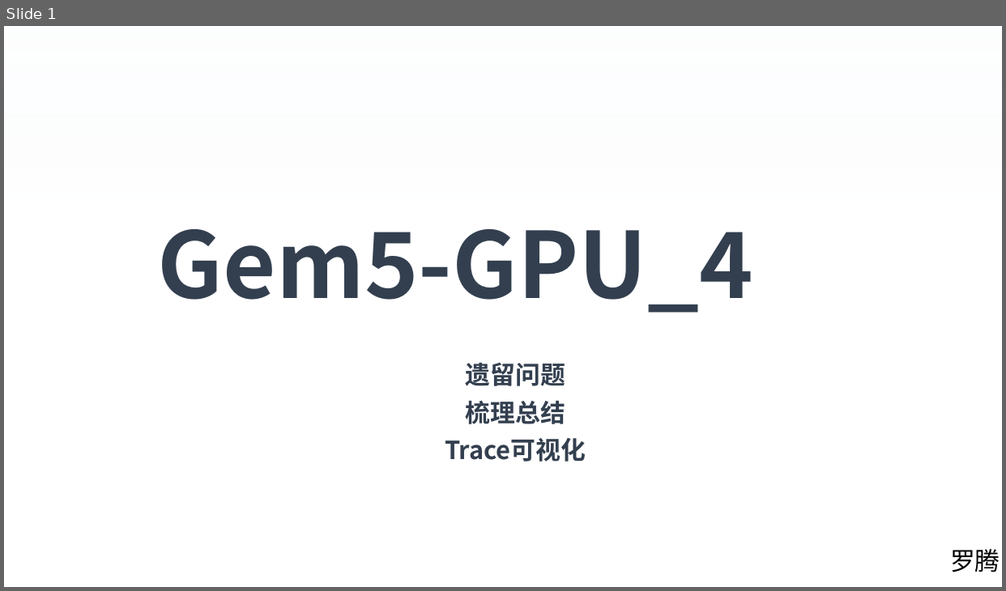
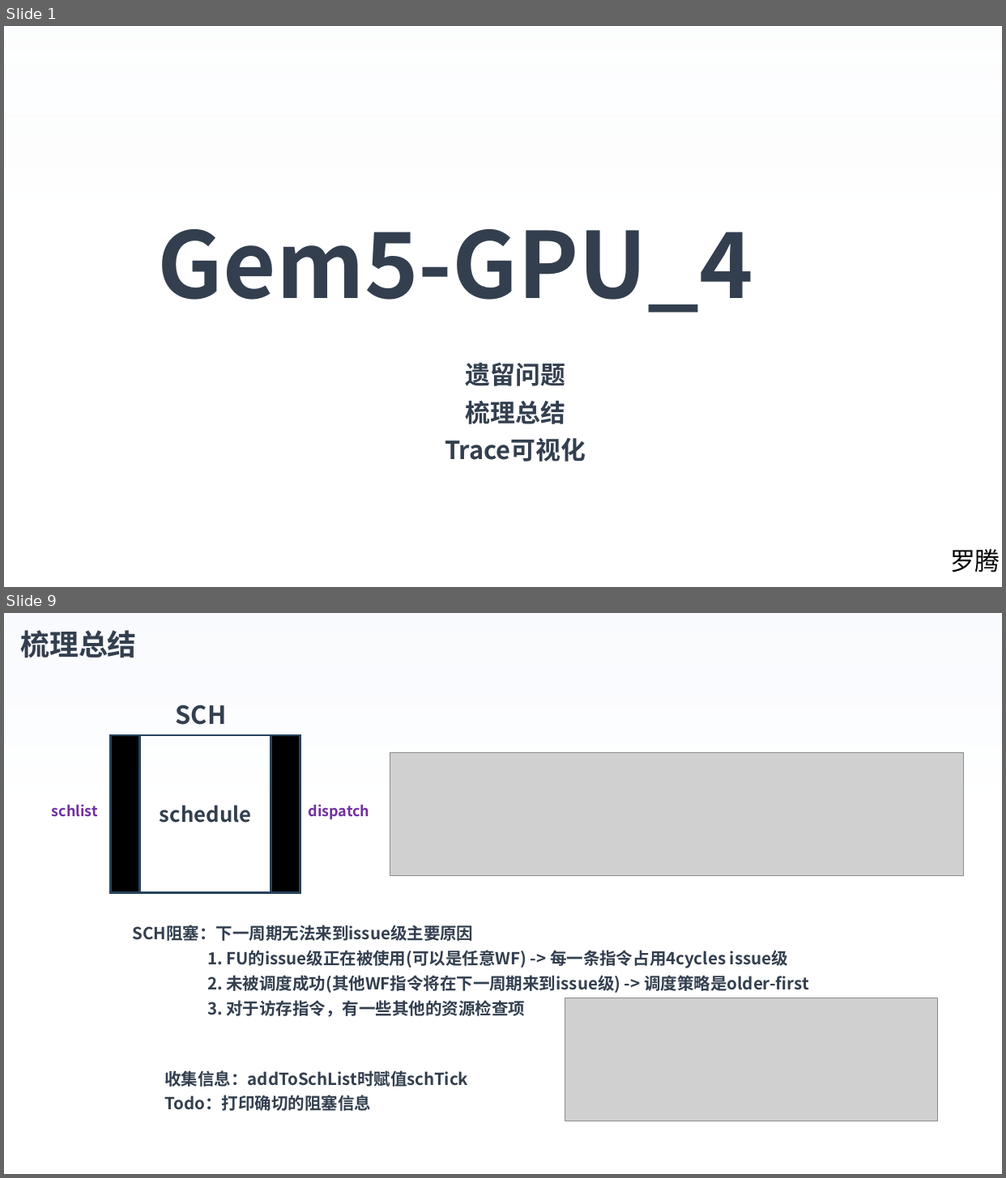
Before and after one commit to luot-ai/workspace, a slide deck: AA/gpu/GEM5/PPT/Gem5-GPU_4.pptx. Shown one above the other, each under a label of ours: slide 1 before the commit, slides 1 and 9 after it; the slides between them are not shown. The pictures are 1006x591 and 1006x1178 pixels, drawn with LibreOffice and Linux fonts; fonts in the diff are those of the drawing; grey boxes stand for pictures; background and template pictures are left out. Boxes give left, top, right and bottom in pixels: in the first picture for what was removed or moved away, otherwise in the second. Text is boxed around its words. In the diff, an @@ line names an element or a change of style, - is before the commit and + after.

```diff
--- a/AA/gpu/GEM5/PPT/Gem5-GPU_4.pptx
+++ b/AA/gpu/GEM5/PPT/Gem5-GPU_4.pptx
@@ slide 9 added at (4, 613, 1002, 1174), background picture (left out) @@
@@ rectangle added at (5, 613, 1002, 1174), fill gradient #F7FAFD to #FFFFFF @@
@@ text added at (20, 630, 137, 658), 28 pt, text #333F50, bold @@
+梳理总结
@@ text added at (176, 705, 227, 725), 24 pt, text #333F50, bold @@
+SCH
@@ rectangle added at (110, 735, 139, 893), fill #000000, outline #28445D 2.25 pt @@
@@ rectangle added at (139, 735, 271, 893), outline #28445D 2.25 pt, 20 pt, text #333F50, bold @@
+schedule
@@ rectangle added at (271, 735, 300, 893), fill #000000, outline #28445D 2.25 pt @@
@@ picture added at (390, 753, 965, 875) @@
@@ text added at (52, 804, 98, 817), 14 pt, text #7030A0, bold @@
+schlist
@@ text added at (309, 804, 370, 820), 14 pt, text #7030A0, bold @@
+dispatch
@@ text added at (133, 925, 808, 1017), 16 pt, text #333F50, bold @@
+SCH阻塞：下一周期无法来到issue级主要原因
+1. FU的issue级正在被使用(可以是任意WF) -> 每一条指令占用4cycles issue级
+2. 未被调度成功(其他WF指令将在下一周期来到issue级) -> 调度策略是older-first
+3. 对于访存指令，有一些其他的资源检查项
@@ picture added at (565, 999, 938, 1122) @@
@@ text added at (164, 1071, 468, 1111), 16 pt, text #333F50, bold @@
+收集信息：addToSchList时赋值schTick
+Todo：打印确切的阻塞信息
```
Also in this commit, not shown: 1 slide changed, 12 other slides added, 21 slides removed, 2 other files.
